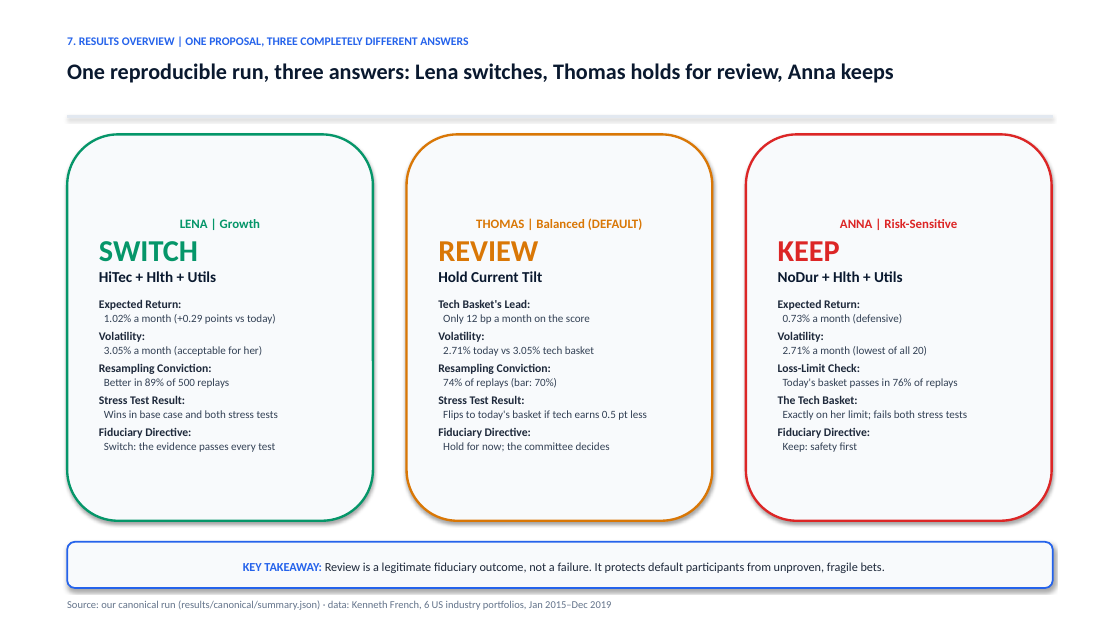
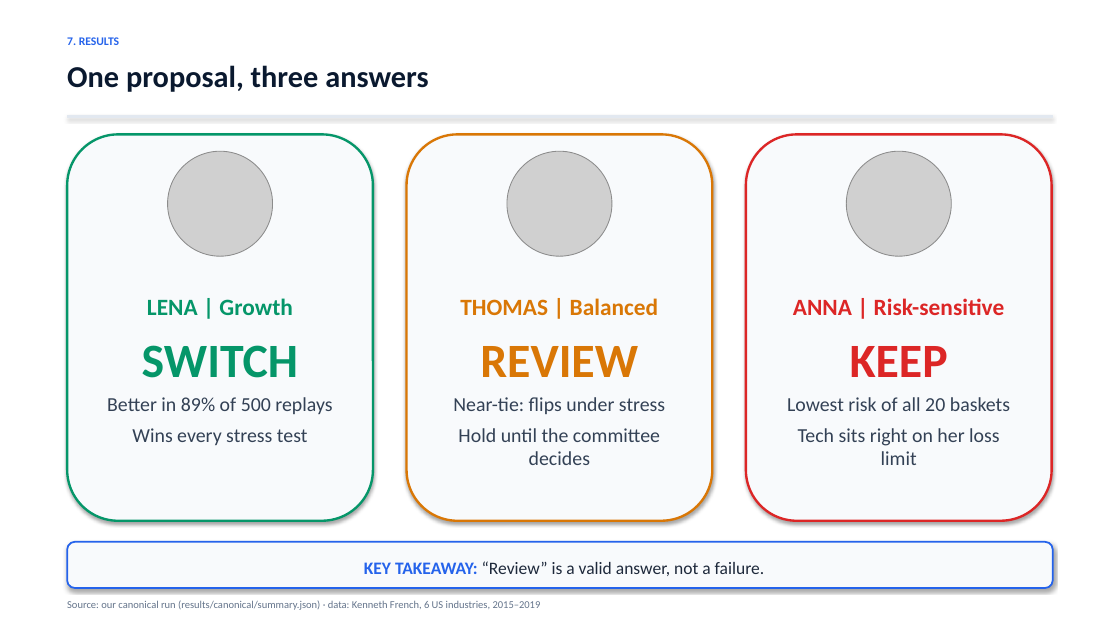
Before and after one commit to jonas221101/quantum-hackathon-finance, a slide deck: slide 17 of docs/deck/MBB_Pitch_Presentation_reviewed.pptx. Drawn at 1120x630 pixels with LibreOffice and Linux fonts; fonts in the diff are those of the drawing; grey boxes stand for pictures. Boxes give left, top, right and bottom in pixels: in the first picture for what was removed or moved away, otherwise in the second. Text is boxed around its words. In the diff, an @@ line names an element or a change of style, - is before the commit and + after.

```diff
--- a/docs/deck/MBB_Pitch_Presentation_reviewed.pptx
+++ b/docs/deck/MBB_Pitch_Presentation_reviewed.pptx
@@ text at [67,37,119,45]: text changed @@
-7. RESULTS OVERVIEW | ONE PROPOSAL, THREE COMPLETELY DIFFERENT ANSWERS
+7. RESULTS
@@ text at [67,65,428,92]: text changed; size 19 to 26 pt @@
-One reproducible run, three answers: Lena switches, Thomas holds for review, Anna keeps
+One proposal, three answers
@@ vertical alignment middle to top in 3 elements at [67,134,373,521], [746,134,1052,521], [407,134,712,521] @@
@@ picture added at [168,151,273,256] @@
@@ picture added at [507,151,613,256] @@
@@ picture added at [846,151,951,256] @@
@@ text in rounded rectangle at [99,271,276,356]: paragraphs removed @@
-HiTec + Hlth + Utils
-Expected Return:
-1.02% a month (+0.29 points vs today)
-Volatility:
-3.05% a month (acceptable for her)
-Resampling Conviction:
@@ text in rounded rectangle at [107,298,332,414]: size 11 to 20 pt in "LENA | Growth"; size 26 to 41 pt in "SWITCH"; size 9.5 to 17 pt in "Better in 89% of 500 replays"; more space between paragraphs; alignment left to centre @@
@@ text in rounded rectangle at [460,298,658,315]: text changed; size 11 to 20 pt @@
-THOMAS | Balanced (DEFAULT)
+THOMAS | Balanced
@@ text in rounded rectangle at [793,298,1005,315]: text changed; size 11 to 20 pt @@
-ANNA | Risk-Sensitive
+ANNA | Risk-sensitive
@@ text in rounded rectangle at [480,346,638,377]: size 26 to 41 pt in "REVIEW"; alignment left to centre; more space between paragraphs @@
@@ text in rounded rectangle at [850,346,948,377]: size 26 to 41 pt in "KEEP"; alignment left to centre; more space between paragraphs @@
@@ text in rounded rectangle at [453,397,665,465]: text changed; size 9.5 to 17 pt @@
-Hold Current Tilt
-Tech Basket's Lead:
-Only 12 bp a month on the score
-Volatility:
-2.71% today vs 3.05% tech basket
-Resampling Conviction:
-74% of replays (bar: 70%)
-Stress Test Result:
-Flips to today's basket if tech earns 0.5 pt less
-Fiduciary Directive:
-Hold for now; the committee decides
+Near-tie: flips under stress
+Hold until the committee decides
@@ text in rounded rectangle at [787,397,1010,465]: text changed; size 9.5 to 17 pt @@
-NoDur + Hlth + Utils
-Expected Return:
-0.73% a month (defensive)
-Volatility:
-2.71% a month (lowest of all 20)
-Loss-Limit Check:
-Today's basket passes in 76% of replays
-The Tech Basket:
-Exactly on her limit; fails both stress tests
-Fiduciary Directive:
-Keep: safety first
+Lowest risk of all 20 baskets
+Tech sits right on her loss limit
@@ text in rounded rectangle at [132,428,307,445]: text changed; size 9.5 to 17 pt @@
-Stress Test Result:
-Wins in base case and both stress tests
-Fiduciary Directive:
-Switch: the evidence passes every test
+Wins every stress test
@@ text in rounded rectangle at [364,561,765,576]: text changed; size 10.5 to 15 pt @@
-KEY TAKEAWAY: Review is a legitimate fiduciary outcome, not a failure. It protects default participants from unproven, fragile bets.
+KEY TAKEAWAY: “Review” is a valid answer, not a failure.
@@ text at [67,600,541,610]: text changed @@
-Source: our canonical run (results/canonical/summary.json) · data: Kenneth French, 6 US industry portfolios, Jan 2015–Dec 2019
+Source: our canonical run (results/canonical/summary.json) · data: Kenneth French, 6 US industries, 2015–2019
```
Also in this commit, not shown: 13 other slides changed, 1 other file.
